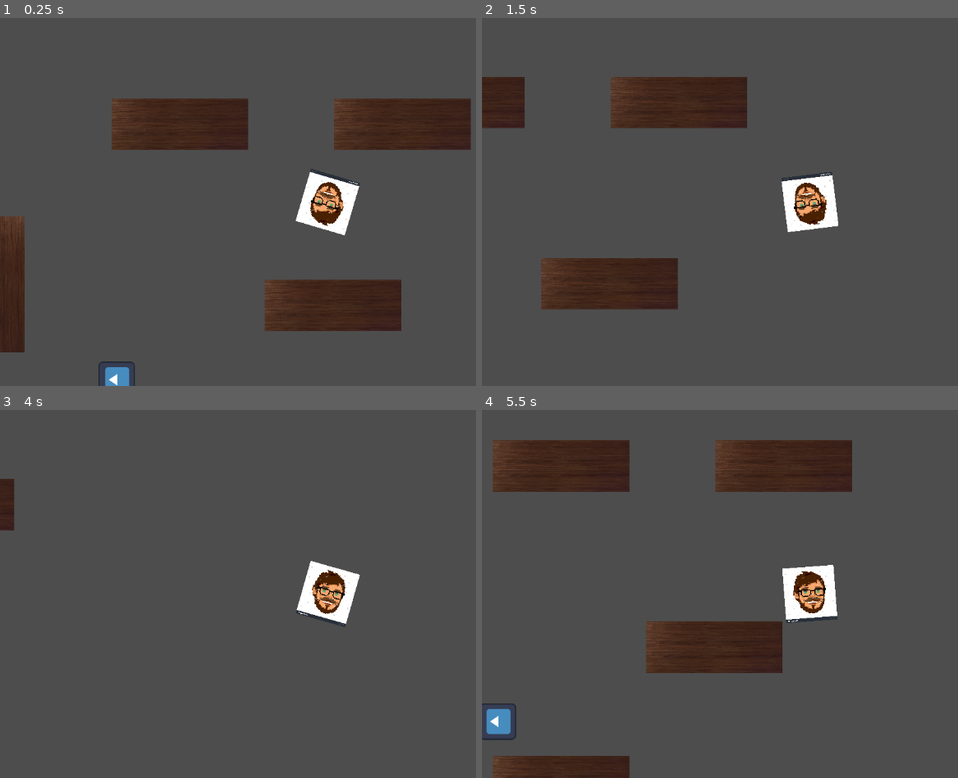
Above: before the commit, frames 1-4 (two rows, left to right).
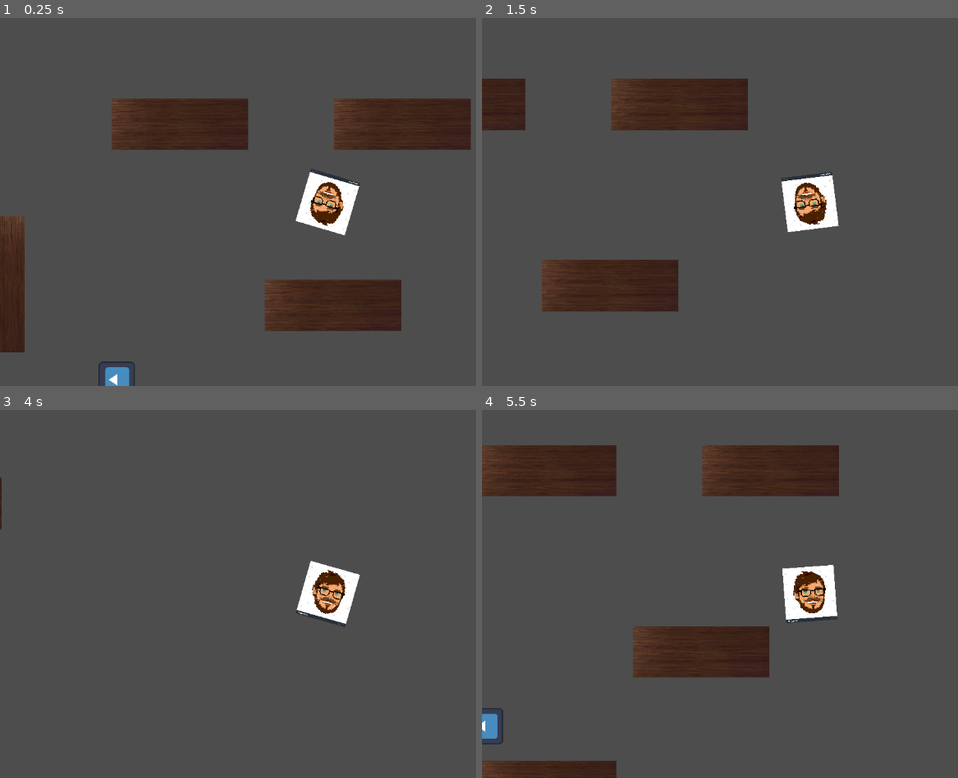
Above: after the commit, the same moments.

Repository: jmsanchezdiaz/boss-ipv-2024-e3.14cos
Game: Godot game, scene res://main.tscn
Same seed, same stepped clock (60 frames per second), same inputs: the game is played once before the commit and once after it. The engine's default icon, where the game draws it, is replaced by a stand-in: a white triangle on a blue panel in a dark square.
Inputs (mouse positions are in pixels of both pictures, inside the frame that each line leads up to):
- Up to frame 1 (0.25 s): no input
- Up to frame 2 (1.5 s): move the mouse to (953, 183) at 0.52 s; press the mouse at (953, 183) at 0.53 s; hold D (move_right) 0.53-1.28 s; tap Shift (run) at 0.8, 1.35 s; move the mouse to (677, 220) at 1.27 s; release the mouse at (677, 220) at 1.28 s; hold S (move_down) from 1.28 s (still down)
- Up to frame 3 (4 s): click (195, 612) at 1.55 s; move the mouse to (395, 513) at 2.02 s; release S (move_down) at 2.03 s; press the mouse at (395, 513) at 2.03 s; hold D (move_right) 2.03-2.78 s; tap Shift (run) at 2.3, 2.85, 3.8 s; move the mouse to (295, 667) at 2.77 s; release the mouse at (295, 667) at 2.78 s; hold W (move_up) 2.78-3.53 s; click (295, 667) at 3.05 s; move the mouse to (outside the picture) at 3.52 s; press the mouse at (outside the picture) at 3.53 s; hold A (move_left) from 3.53 s (still down)
- Up to frame 4 (5.5 s): move the mouse to (615, 538) at 4.27 s; release the mouse at (615, 538) at 4.28 s; tap Shift (run) at 4.35, 5.3 s; click (615, 538) at 4.55 s; move the mouse to (843, 594) at 5.02 s; release A (move_left) at 5.03 s; press the mouse at (843, 594) at 5.03 s; hold S (move_down) from 5.03 s (still down)

The runs differ from the first frame. In frame 1, less than 0.1% of the frame differs, in the area x 20-74%, y 50-99%; in frame 2, 0.8%; in frame 3, 0.4%; in frame 4, 5.3%, in the area x 0-78%, y 8-100%.

Commit message:
Player & Zombie blood animation

Diff:
--- a/entities/Player/Player.tscn
+++ b/entities/Player/Player.tscn
@@ -1,14 +1,50 @@
-[gd_scene load_steps=5 format=3 uid="uid://b03m6mbug7ngg"]
+[gd_scene load_steps=9 format=3 uid="uid://b03m6mbug7ngg"]
 
 [ext_resource type="Script" path="res://entities/Player/player.gd" id="1_4in8l"]
 [ext_resource type="Texture2D" uid="uid://c5dhd8n3m7ckc" path="res://assets/Nico.jpg" id="1_v1hny"]
+[ext_resource type="Texture2D" uid="uid://cmcsh50axvbfm" path="res://assets/blood-spritesheet2.png" id="3_ld6fc"]
 
-[sub_resource type="CapsuleShape2D" id="CapsuleShape2D_ho8iq"]
-radius = 740.0
-height = 1600.0
+[sub_resource type="CircleShape2D" id="CircleShape2D_j84la"]
+radius = 750.74
 
 [sub_resource type="CircleShape2D" id="CircleShape2D_0rk6p"]
 radius = 1634.1
+
+[sub_resource type="Animation" id="Animation_y28d7"]
+resource_name = "ReceiveDamage"
+tracks/0/type = "value"
+tracks/0/imported = false
+tracks/0/enabled = true
+tracks/0/path = NodePath("Blood:frame")
+tracks/0/interp = 1
+tracks/0/loop_wrap = true
+tracks/0/keys = {
+"times": PackedFloat32Array(0, 0.1, 0.2, 0.3, 0.4, 0.5, 0.6, 0.7, 0.8, 0.9),
+"transitions": PackedFloat32Array(1, 1, 1, 1, 1, 1, 1, 1, 1, 1),
+"update": 1,
+"values": [0, 1, 2, 3, 4, 5, 6, 7, 8, 9]
+}
+
+[sub_resource type="Animation" id="Animation_vrris"]
+length = 0.001
+tracks/0/type = "value"
+tracks/0/imported = false
+tracks/0/enabled = true
+tracks/0/path = NodePath("Blood:frame")
+tracks/0/interp = 1
+tracks/0/loop_wrap = true
+tracks/0/keys = {
+"times": PackedFloat32Array(0),
+"transitions": PackedFloat32Array(1),
+"update": 1,
+"values": [0]
+}
+
+[sub_resource type="AnimationLibrary" id="AnimationLibrary_6yx8f"]
+_data = {
+"RESET": SubResource("Animation_vrris"),
+"ReceiveDamage": SubResource("Animation_y28d7")
+}
 
 [node name="Player" type="CharacterBody2D"]
 scale = Vector2(0.06, 0.06)
@@ -19,12 +55,25 @@
 texture = ExtResource("1_v1hny")
 
 [node name="CollisionShape2D" type="CollisionShape2D" parent="."]
-shape = SubResource("CapsuleShape2D_ho8iq")
+shape = SubResource("CircleShape2D_j84la")
 
 [node name="AttackArea" type="Area2D" parent="."]
+visible = false
 
 [node name="CollisionShape2D" type="CollisionShape2D" parent="AttackArea"]
 shape = SubResource("CircleShape2D_0rk6p")
 
+[node name="Blood" type="Sprite2D" parent="."]
+position = Vector2(-733.333, 0)
+rotation = 3.14159
+scale = Vector2(15, 16)
+texture = ExtResource("3_ld6fc")
+hframes = 10
+
+[node name="BloodAnimation" type="AnimationPlayer" parent="."]
+libraries = {
+"": SubResource("AnimationLibrary_6yx8f")
+}
+
 [connection signal="body_entered" from="AttackArea" to="." method="_on_crowbar_area_body_entered"]
 [connection signal="body_exited" from="AttackArea" to="." method="_on_crowbar_area_body_exited"]
--- a/entities/Player/player.gd
+++ b/entities/Player/player.gd
@@ -8,6 +8,8 @@
 @export var MAX_STAMINA = 100.0
 @export var STAMINA_REGEN = 10.0 # La cantidad de estamina que se regenera por segundo.
 @export var RUNNING_STAMINA_COST = 25.0 # La cantidad de estamina que se consume por segundo al correr.
+
+@onready var animation = $BloodAnimation
 
 var current_stamina = MAX_STAMINA
 var running_multiplier = 1
@@ -72,7 +74,7 @@
 
 func handle_running(delta: float) -> void:
 	if Input.is_action_pressed("run") and current_stamina > 0:
-		running_multiplier = 2
+		running_multiplier = 1.5
 		current_stamina = max(current_stamina - RUNNING_STAMINA_COST * delta, 0)
 	else:
 		running_multiplier = 1
@@ -106,6 +108,7 @@
 	if health > 0:
 		health -= amount
 		print("Nico health:", health)
+		animation.play("ReceiveDamage")
 	else:
 		queue_free()
 
--- a/entities/enemies/Zombie.tscn
+++ b/entities/enemies/Zombie.tscn
@@ -1,7 +1,8 @@
-[gd_scene load_steps=6 format=3 uid="uid://djba5um6gbc7k"]
+[gd_scene load_steps=10 format=3 uid="uid://djba5um6gbc7k"]
 
 [ext_resource type="Texture2D" uid="uid://ctlppq3e6ixwp" path="res://icon.svg" id="1_n1eks"]
 [ext_resource type="Script" path="res://entities/enemies/zombie.gd" id="1_wyi4p"]
+[ext_resource type="Texture2D" uid="uid://cmcsh50axvbfm" path="res://assets/blood-spritesheet2.png" id="3_a0iq2"]
 
 [sub_resource type="CircleShape2D" id="CircleShape2D_k0xce"]
 radius = 31.0
@@ -11,6 +12,42 @@
 
 [sub_resource type="CircleShape2D" id="CircleShape2D_8ras5"]
 radius = 61.0
+
+[sub_resource type="Animation" id="Animation_y28d7"]
+resource_name = "ReceiveDamage"
+tracks/0/type = "value"
+tracks/0/imported = false
+tracks/0/enabled = true
+tracks/0/path = NodePath("Blood:frame")
+tracks/0/interp = 1
+tracks/0/loop_wrap = true
+tracks/0/keys = {
+"times": PackedFloat32Array(0, 0.1, 0.2, 0.3, 0.4, 0.5, 0.6, 0.7, 0.8, 0.9),
+"transitions": PackedFloat32Array(1, 1, 1, 1, 1, 1, 1, 1, 1, 1),
+"update": 1,
+"values": [0, 1, 2, 3, 4, 5, 6, 7, 8, 9]
+}
+
+[sub_resource type="Animation" id="Animation_vrris"]
+length = 0.001
+tracks/0/type = "value"
+tracks/0/imported = false
+tracks/0/enabled = true
+tracks/0/path = NodePath("Blood:frame")
+tracks/0/interp = 1
+tracks/0/loop_wrap = true
+tracks/0/keys = {
+"times": PackedFloat32Array(0),
+"transitions": PackedFloat32Array(1),
+"update": 1,
+"values": [0]
+}
+
+[sub_resource type="AnimationLibrary" id="AnimationLibrary_6yx8f"]
+_data = {
+"RESET": SubResource("Animation_vrris"),
+"ReceiveDamage": SubResource("Animation_y28d7")
+}
 
 [node name="Zombie" type="CharacterBody2D"]
 script = ExtResource("1_wyi4p")
@@ -49,6 +86,18 @@
 [node name="CollisionShape2D" type="CollisionShape2D" parent="AttackArea"]
 shape = SubResource("CircleShape2D_8ras5")
 
+[node name="Blood" type="Sprite2D" parent="."]
+position = Vector2(-35.113, -0.229781)
+rotation = 3.14159
+scale = Vector2(0.5961, 0.640034)
+texture = ExtResource("3_a0iq2")
+hframes = 10
+
+[node name="BloodAnimation" type="AnimationPlayer" parent="."]
+libraries = {
+"": SubResource("AnimationLibrary_6yx8f")
+}
+
 [connection signal="body_entered" from="DetectionArea" to="." method="_on_detection_area_body_entered"]
 [connection signal="body_exited" from="DetectionArea" to="." method="_on_detection_area_body_exited"]
 [connection signal="body_entered" from="AttackArea" to="." method="_on_attack_area_body_entered"]
--- a/entities/enemies/zombie.gd
+++ b/entities/enemies/zombie.gd
@@ -8,6 +8,7 @@
 
 @onready var leftEye: RayCast2D = $LeftEye
 @onready var rightEye: RayCast2D = $RightEye
+@onready var animation = $BloodAnimation
 var target: Node2D
 var target_in_attack_area: bool = false
 var attack_timer: Timer
@@ -36,13 +37,15 @@
 		var sawByRightEye: bool = rightEye.is_colliding() && rightEye.get_collider() == target
 
 		if sawByLeftEye || sawByRightEye:
-			print("Sí, lo veo, lo sigo hacia ", lastPositionKnown)
+			# print("Sí, lo veo, lo sigo hacia ", lastPositionKnown)
 			var targetPosition: Vector2 = (target.global_position - global_position).normalized() * SPEED * delta
 			look_at(target.global_position)
 			lastPositionKnown = target.global_position
-			position += targetPosition
 
-			if distance > 100:
+			print("distance fuera: ", distance)
+			if distance > 79:
+				position += targetPosition
+				print("distance dentro: ", distance)
 				move_and_collide(Vector2.ZERO.rotated(0.0))
 
 			if target_in_attack_area and attack_timer.is_stopped():
@@ -50,8 +53,10 @@
 
 		elif lastPositionKnown != Vector2.ZERO and distanceToLastPosition > 1:
 			move_to_last_position_known(delta)
+			print("No debería estar acá 1")
 	elif lastPositionKnown != Vector2.ZERO and distanceToLastPosition > 1:
 		move_to_last_position_known(delta)
+		print("No debería estar acá 2")
 
 
 func move_to_last_position_known(delta) -> void:
@@ -61,6 +66,7 @@
 
 func take_damage(amount: float) -> void:
 	HEALTH_POINTS -= amount
+	animation.play("ReceiveDamage")
 	if HEALTH_POINTS <= 0:
 		queue_free()
 
Binary file added: assets/blood-spritesheet.png
Not shown, added: assets/blood-spritesheet.png.import
Binary file added: assets/blood-spritesheet2.png
Not shown, added: assets/blood-spritesheet2.png.import
